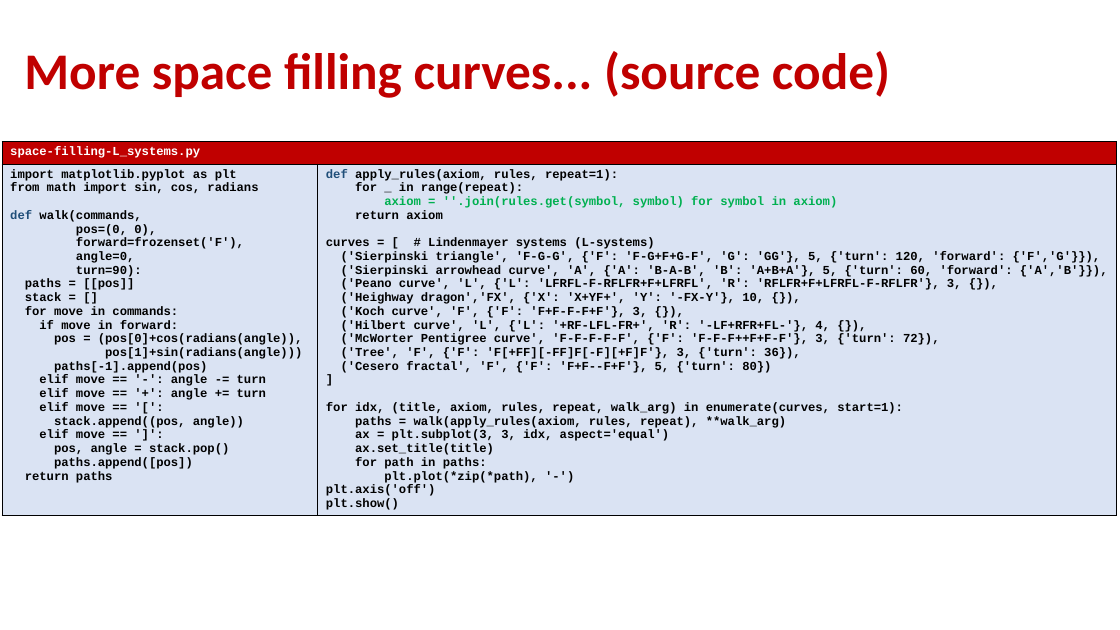
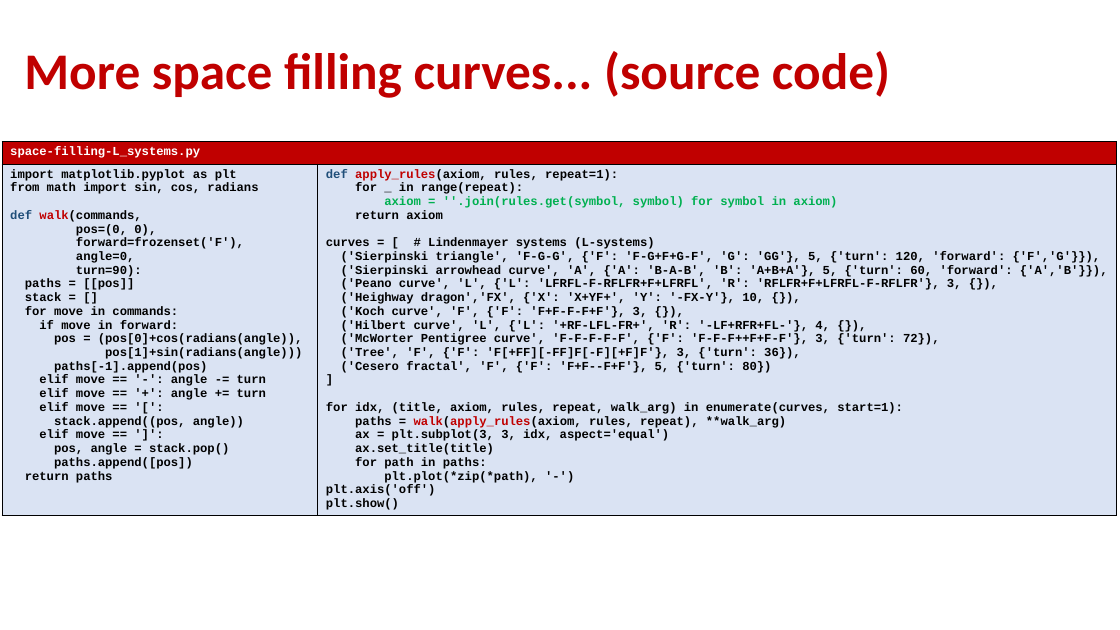
Before and after one commit to gsbrodal/gsbrodal.github.io, a slide deck: slide 26 of ipsa/slides/text.pptx. Drawn at 1120x630 pixels with LibreOffice and Linux fonts; fonts in the diff are those of the drawing. Boxes give left, top, right and bottom in pixels: in the first picture for what was removed or moved away, otherwise in the second. Text is boxed around its words. In the diff, an @@ line names an element or a change of style, - is before the commit and + after.

Commit message:
updated text slides

```diff
--- a/ipsa/slides/text.pptx
+++ b/ipsa/slides/text.pptx
@@ table at (2,142,1117,541) @@
@@ text colour #000000 to #C00000 in "walk(commands,", "apply_rules(axiom,", "walk(apply_rules(axiom," @@
```
Also in this commit, not shown: 7 other slides changed, 5 other files.
